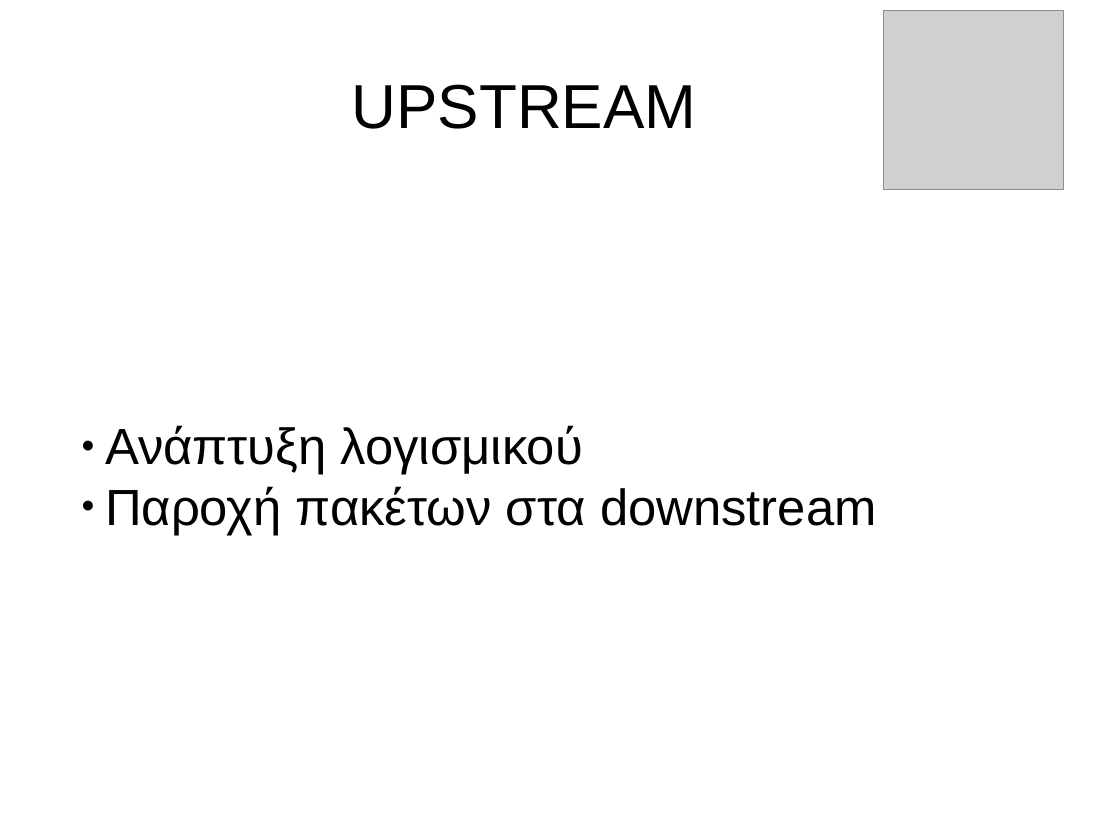
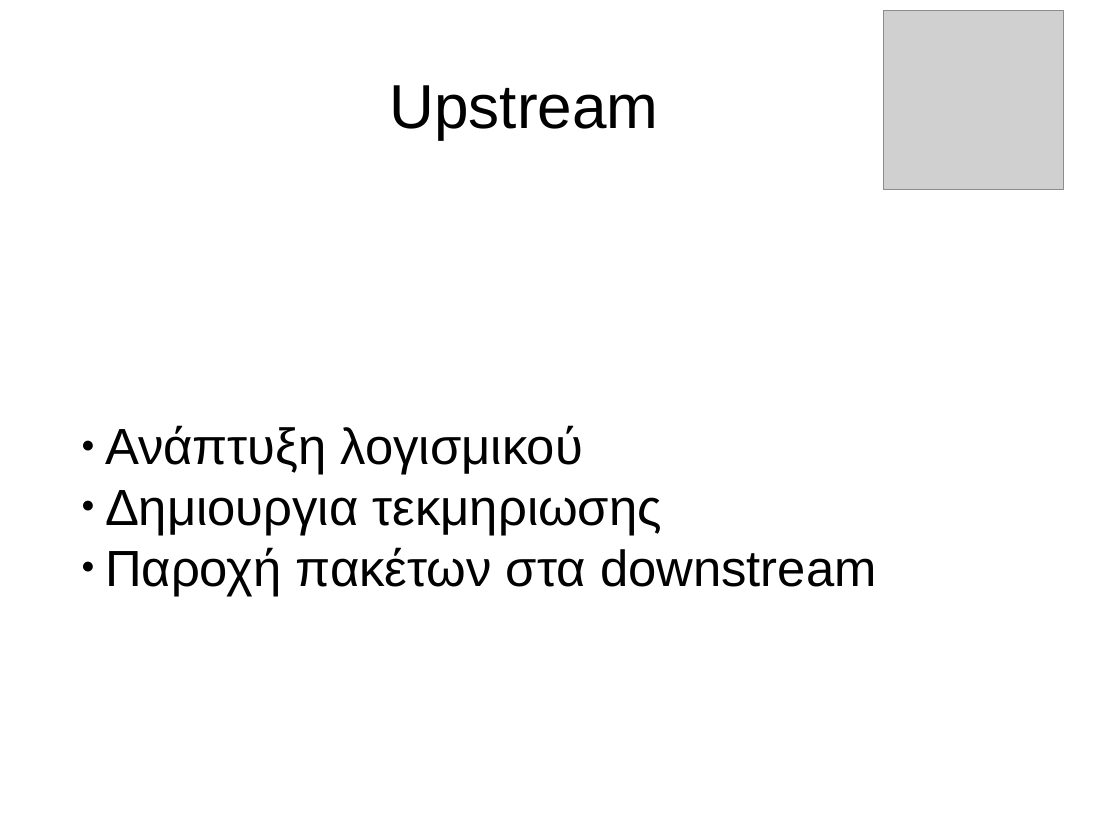
Before and after one commit to gtsiap/presenations, a slide deck: slide 8 of FOSS day/ellak.odp. Drawn at 1120x840 pixels with LibreOffice and Linux fonts; fonts in the diff are those of the drawing; grey boxes stand for pictures. Boxes give left, top, right and bottom in pixels: in the first picture for what was removed or moved away, otherwise in the second. Text is boxed around its words. In the diff, an @@ line names an element or a change of style, - is before the commit and + after.

```diff
--- a/FOSS day/ellak.odp
+++ b/FOSS day/ellak.odp
@@ title at box(390, 85, 659, 139): text changed @@
-UPSTREAM
+Upstream
@@ text at box(105, 490, 662, 535): paragraph added @@
+● Δημιουργια τεκμηριωσης
```
Also in this commit, not shown: 5 other slides changed, 2 slides added.
